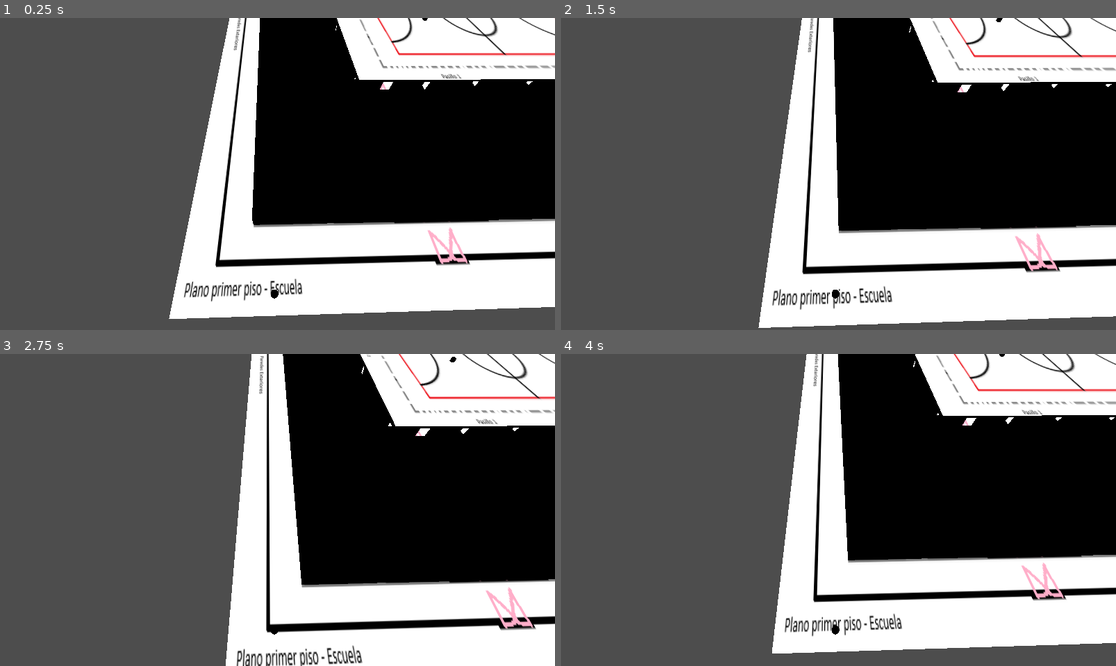
Above: before the commit, frames 1-4 (two rows, left to right).
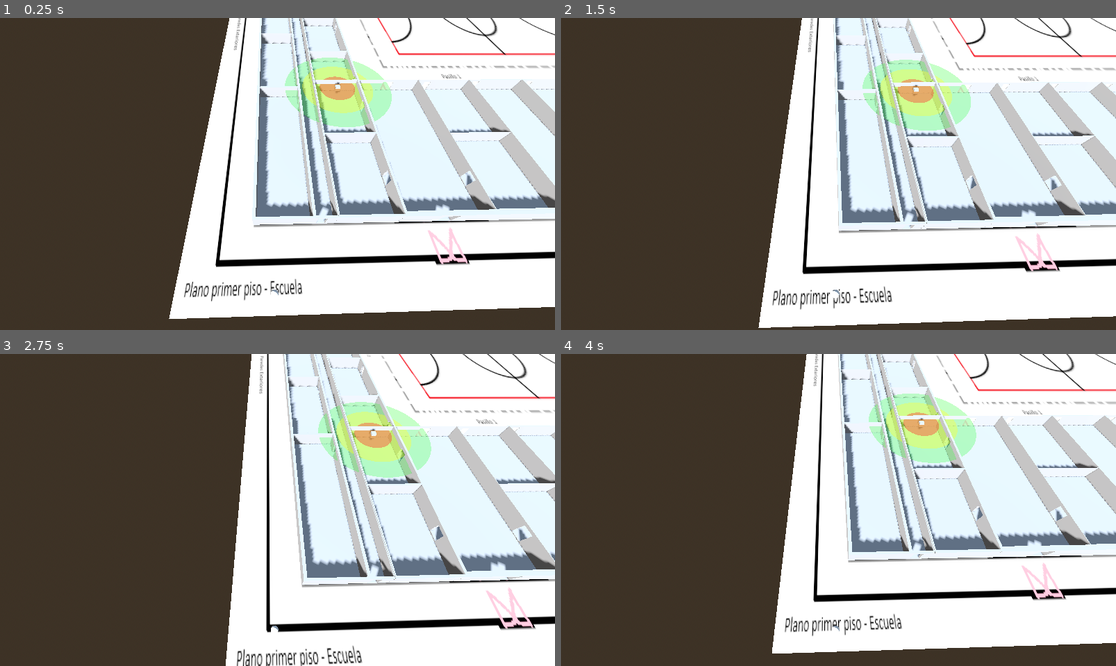
Above: after the commit, the same moments.

Repository: Ilycas/simulacion-y-modelo-proyecto
Game: Godot game, scene res://escuela.tscn
The game is run twice, just before and just after one commit, with the same random seed, the same clock (stepped at 60 frames per second) and the same inputs.
Inputs:
- Up to frame 1 (0.25 s): no input
- Up to frame 2 (1.5 s): tap Enter at 0.5 s; hold D 0.53-1.28 s; tap Space at 0.77 s; hold S from 1.28 s (still down)
- Up to frame 3 (2.75 s): tap Space at 1.52 s; release S at 2.03 s; hold D from 2.03 s (still down)
- Up to frame 4 (4 s): release D at 2.78 s; hold W 2.78-3.53 s; tap Space at 3.02, 3.77 s; hold A from 3.53 s (still down)

The runs differ from the first frame. In frame 1, 69% of the frame differs, in the area x 0-100%, y 0-100%; in frame 2, 70%; in frame 3, 72%; in frame 4, 72%.

Commit message:
Primera prueba de red
red

Diff:
--- a/escuela.tscn
+++ b/escuela.tscn
@@ -5,6 +5,18 @@
 [ext_resource type="PackedScene" uid="uid://c6tihpamj7gw2" path="res://Bloque_sur.tscn" id="3_jdjiw"]
 [ext_resource type="PackedScene" uid="uid://2w0tdp533ecb" path="res://bloque_oeste.tscn" id="4_oxlh1"]
 [ext_resource type="PackedScene" uid="uid://bylsoyawfw17x" path="res://bloque_central.tscn" id="5_mt2cc"]
+
+[sub_resource type="ProceduralSkyMaterial" id="ProceduralSkyMaterial_mt2cc"]
+sky_horizon_color = Color(0.66224277, 0.6717428, 0.6867428, 1)
+ground_horizon_color = Color(0.66224277, 0.6717428, 0.6867428, 1)
+
+[sub_resource type="Sky" id="Sky_dgm2e"]
+sky_material = SubResource("ProceduralSkyMaterial_mt2cc")
+
+[sub_resource type="Environment" id="Environment_nq0on"]
+background_mode = 2
+sky = SubResource("Sky_dgm2e")
+tonemap_mode = 2
 
 [sub_resource type="BoxMesh" id="BoxMesh_8fxs5"]
 
@@ -29,24 +41,31 @@
 
 [node name="Escuela" type="Node3D" unique_id=479217386]
 
+[node name="WorldEnvironment" type="WorldEnvironment" parent="." unique_id=802890740]
+environment = SubResource("Environment_nq0on")
+
+[node name="DirectionalLight3D" type="DirectionalLight3D" parent="." unique_id=2117702403]
+transform = Transform3D(-0.25, 0.86602545, 0.43301272, 0.8660256, -5.9604645e-08, 0.49999988, 0.43301266, 0.5000001, -0.7499999, -5.900272, 30.16484, 10.2195635)
+shadow_enabled = true
+
 [node name="Router" type="Node3D" parent="." unique_id=1120018570]
-transform = Transform3D(1, 0, 0, 0, 1, 0, 0, 0, 1, 2.0773392, 1.1719966, 12.609097)
+transform = Transform3D(1, 0, 0, 0, 1, 0, 0, 0, 1, 36.28524, 1.1719966, -21.564373)
 
-[node name="MeshInstance3D" type="MeshInstance3D" parent="Router" unique_id=472395533]
+[node name="Router" type="MeshInstance3D" parent="Router" unique_id=472395533]
 mesh = SubResource("BoxMesh_8fxs5")
 
-[node name="ZonaCalorFuerte" type="MeshInstance3D" parent="Router" unique_id=840467088]
+[node name="ZonaCalorFuerte" type="MeshInstance3D" parent="Router/Router" unique_id=840467088]
 transform = Transform3D(8, 0, 0, 0, 0.1, 0, 0, 0, 8, 0, 0, 0)
 material_override = SubResource("StandardMaterial3D_awtwk")
 cast_shadow = 0
 mesh = SubResource("CylinderMesh_awtwk")
 
-[node name="ZonaCalorPromedio" type="MeshInstance3D" parent="Router" unique_id=2113290615]
+[node name="ZonaCalorPromedio" type="MeshInstance3D" parent="Router/Router" unique_id=2113290615]
 transform = Transform3D(16, 0, 0, 0, 0.1, 0, 0, 0, 16, 0, 0, 0)
 material_override = SubResource("StandardMaterial3D_7pst4")
 mesh = SubResource("CylinderMesh_awtwk")
 
-[node name="ZonaCalorDebil" type="MeshInstance3D" parent="Router" unique_id=1808827795]
+[node name="ZonaCalorDebil" type="MeshInstance3D" parent="Router/Router" unique_id=1808827795]
 transform = Transform3D(24, 0, 0, 0, 0.1, 0, 0, 0, 24, 0, 0, 0)
 material_override = SubResource("StandardMaterial3D_jdjiw")
 mesh = SubResource("CylinderMesh_awtwk")
